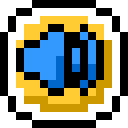
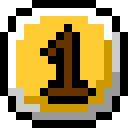
Layers edited between the first and the second 128 x 128 image:
added layer "1_pressed" above "2" over [40, 24, 96, 104]
hid "sound" over [16, 24, 104, 96]
painted on "bg" over [8, 32, 120, 120]
